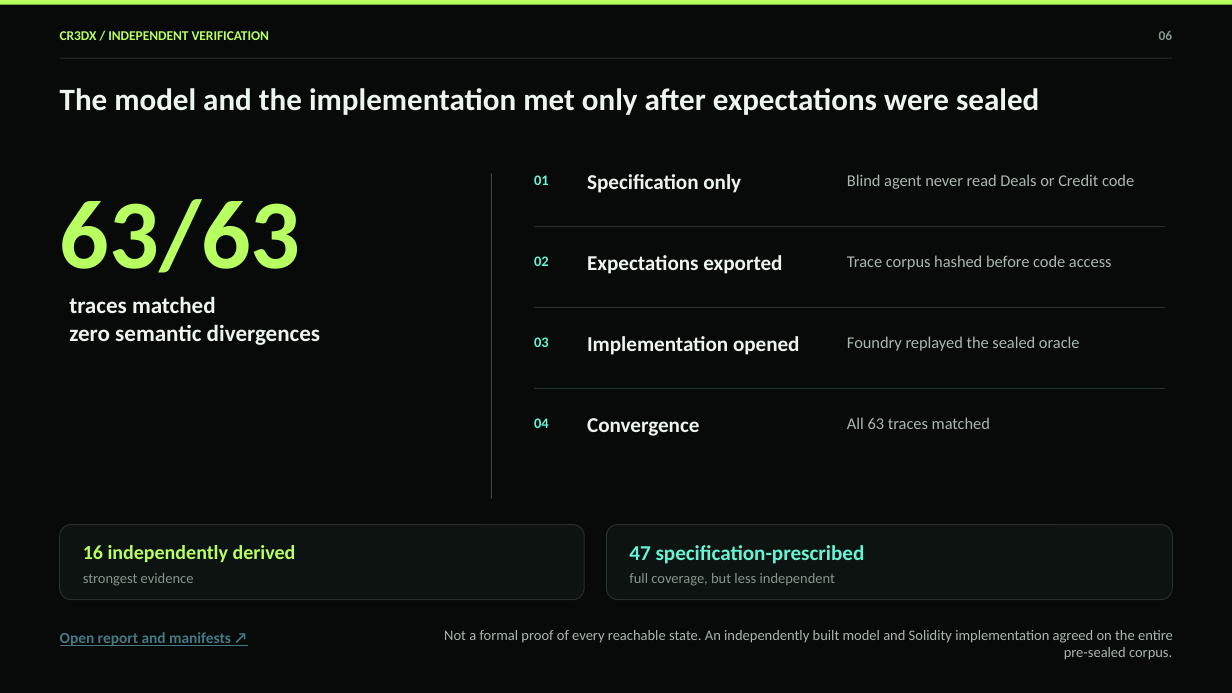
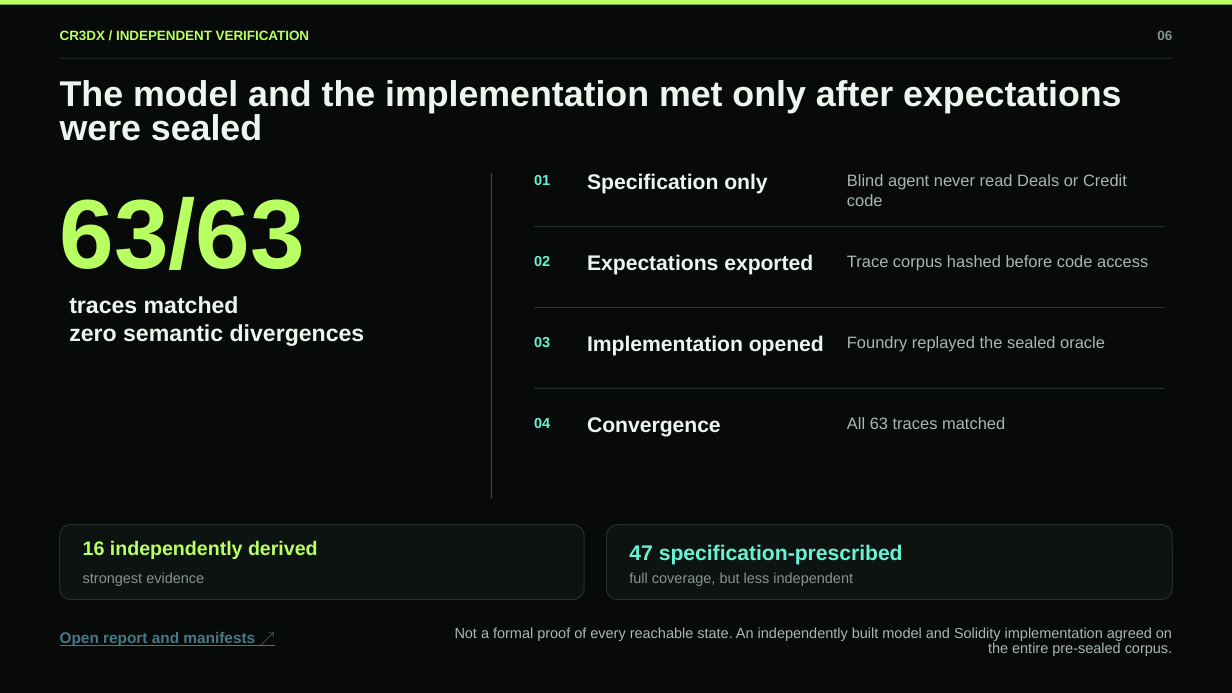
Before and after one commit to Vastargazing/Cr3dX, a slide deck: slide 6 of assets/Cr3dX_RWA_Deck_v1.pptx. Drawn at 1232x693 pixels with LibreOffice and Linux fonts; fonts in the diff are those of the drawing. Boxes give left, top, right and bottom in pixels: in the first picture for what was removed or moved away, otherwise in the second. Text is boxed around its words. In the diff, an @@ line names an element or a change of style, - is before the commit and + after.

```diff
--- a/assets/Cr3dX_RWA_Deck_v1.pptx
+++ b/assets/Cr3dX_RWA_Deck_v1.pptx
@@ text "The model and the implementation ..." at (60, 80, 1121, 141): size 24.3 to 27.9 pt, font Calibri to Arial; line spacing 1 to 0.8 @@
@@ font Calibri to Arial in 13 elements at (60, 30, 309, 40), (69, 296, 365, 346), (587, 173, 767, 194), (847, 174, 1127, 206), (587, 254, 813, 275), (847, 255, 1148, 271), (587, 335, 824, 356), (847, 336, 1105, 352), (587, 417, 721, 437), (847, 417, 1005, 429), (629, 544, 903, 565), (60, 632, 255, 646), (60, 197, 306, 270) @@
@@ text "16 independently derived" at (83, 540, 318, 559): size 15.6 to 15.3 pt, font Calibri to Arial; line spacing 1 to 0.9 @@
@@ size 11.2 to 11.3 pt, font Calibri to Arial in 5 elements at (534, 256, 550, 266), (534, 337, 550, 347), (534, 418, 550, 428), (83, 572, 204, 586), (629, 572, 853, 586) @@
@@ text "Not a formal proof of ..." at (455, 627, 1172, 656): size 11.2 to 11.3 pt, font Calibri to Arial; line spacing 1 to 0.9 @@
```
Also in this commit, not shown: 9 other slides changed.
